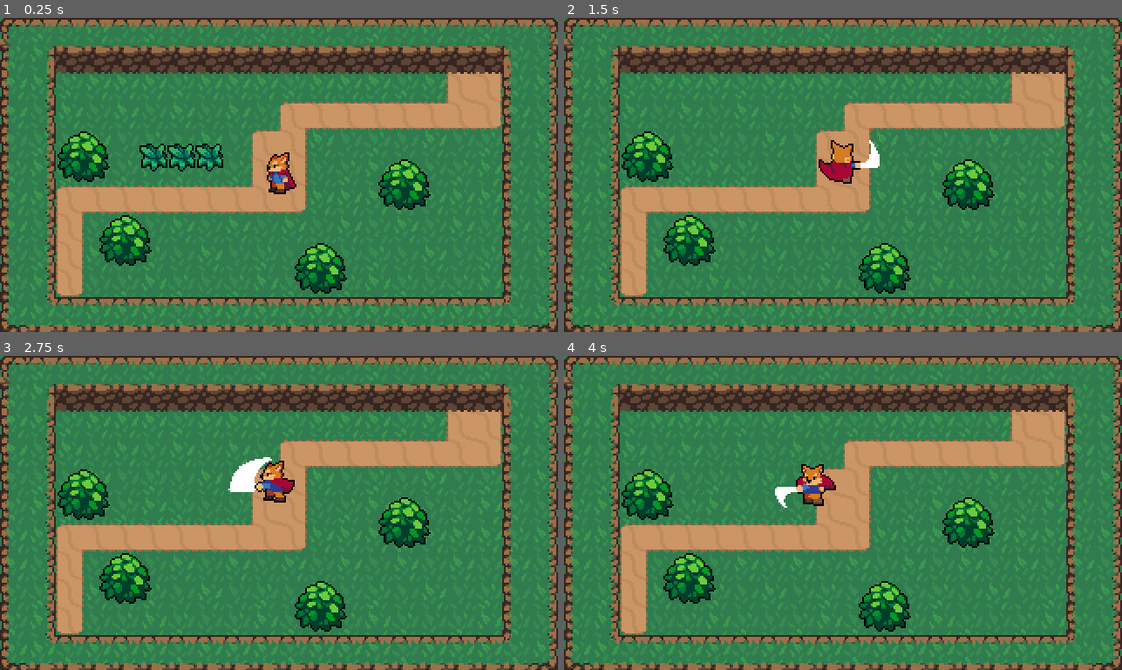
Above: before the commit, frames 1-4 (two rows, left to right).
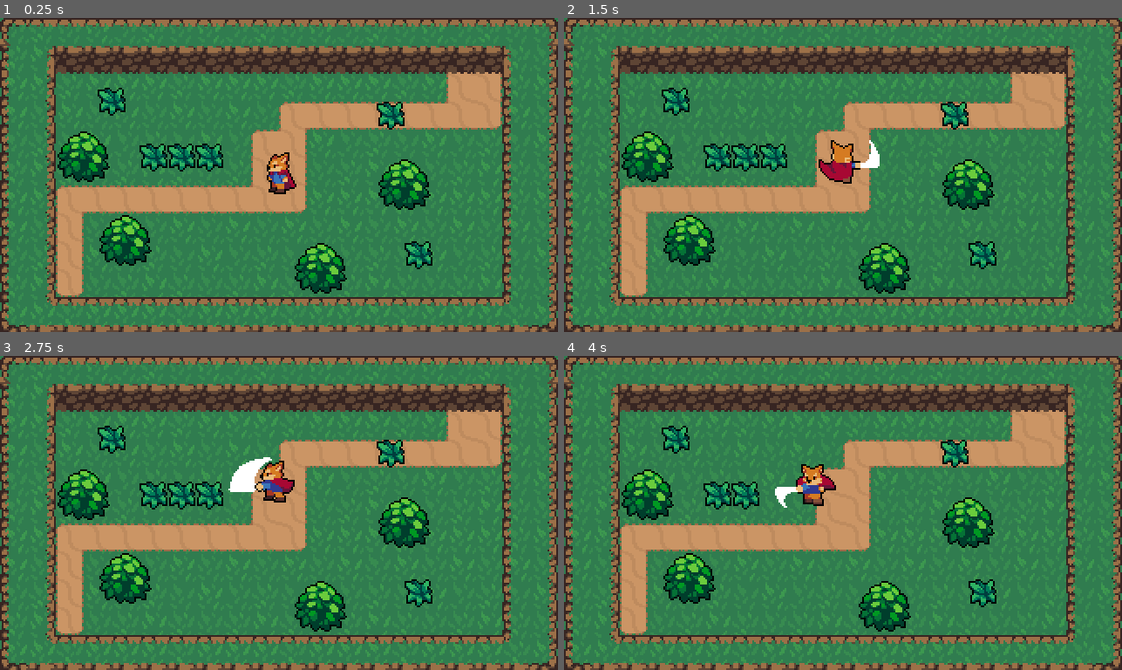
Above: after the commit, the same moments.

Repository: uzair-ashraf/topdown-rpg
Game: Godot game, scene res://World.tscn
Same seed, same stepped clock (60 frames per second), same inputs: the game is played once before the commit and once after it.
Inputs:
- Up to frame 1 (0.25 s): no input
- Up to frame 2 (1.5 s): tap Enter at 0.5 s; hold Space (ui_select) 0.53-1.28 s; hold Up (ui_up) from 0.53 s (still down); tap Space (ui_select) at 1.35 s
- Up to frame 3 (2.75 s): tap Space (ui_select) at 1.52, 1.82 s; release Up (ui_up) at 2.03 s; hold Left (ui_left) from 2.03 s (still down); hold Space (ui_select) from 2.03 s (still down)
- Up to frame 4 (4 s): release Space (ui_select) at 2.78 s; tap Space (ui_select) at 2.85, 3.02, 3.32 s; release Left (ui_left) at 3.53 s; hold Down (ui_down) from 3.53 s (still down); hold Space (ui_select) from 3.53 s (still down)

The runs differ from the first frame. In frame 1, 1.0% of the frame differs, in the area x 17-78%, y 22-80%; in frame 2, 2.0%; in frame 3, 2.0%; in frame 4, 1.7%.

Commit message:
Setup collisions and attack animations

Diff:
--- /dev/null
+++ b/HBoxes/HitBox.tscn
@@ -0,0 +1,7 @@
+[gd_scene format=2]
+
+[node name="HitBox" type="Area2D"]
+collision_layer = 0
+collision_mask = 0
+
+[node name="CollisionShape2D" type="CollisionShape2D" parent="."]
--- /dev/null
+++ b/HBoxes/HurtBox.tscn
@@ -0,0 +1,7 @@
+[gd_scene format=2]
+
+[node name="HurtBox" type="Area2D"]
+collision_layer = 0
+collision_mask = 0
+
+[node name="CollisionShape2D" type="CollisionShape2D" parent="."]
--- a/Player/Player.tscn
+++ b/Player/Player.tscn
@@ -1,7 +1,8 @@
-[gd_scene load_steps=37 format=2]
+[gd_scene load_steps=39 format=2]
 
 [ext_resource path="res://Player/Player.gd" type="Script" id=1]
 [ext_resource path="res://Player/Player.png" type="Texture" id=2]
+[ext_resource path="res://HBoxes/HitBox.tscn" type="PackedScene" id=3]
 
 [sub_resource type="CapsuleShape2D" id=1]
 height = 0.122726
@@ -35,6 +36,30 @@
 "method": "onAttackAnimationEnd"
 } ]
 }
+tracks/2/type = "value"
+tracks/2/path = NodePath("HitBoxPivot:rotation_degrees")
+tracks/2/interp = 1
+tracks/2/loop_wrap = true
+tracks/2/imported = false
+tracks/2/enabled = true
+tracks/2/keys = {
+"times": PoolRealArray( 0 ),
+"transitions": PoolRealArray( 1 ),
+"update": 0,
+"values": [ 90.0 ]
+}
+tracks/3/type = "value"
+tracks/3/path = NodePath("HitBoxPivot/SwordHitBox/CollisionShape2D:disabled")
+tracks/3/interp = 1
+tracks/3/loop_wrap = true
+tracks/3/imported = false
+tracks/3/enabled = true
+tracks/3/keys = {
+"times": PoolRealArray( 0.1, 0.3 ),
+"transitions": PoolRealArray( 1, 1 ),
+"update": 1,
+"values": [ false, true ]
+}
 
 [sub_resource type="Animation" id=3]
 resource_name = "attack_left"
@@ -65,6 +90,30 @@
 "method": "onAttackAnimationEnd"
 } ]
 }
+tracks/2/type = "value"
+tracks/2/path = NodePath("HitBoxPivot:rotation_degrees")
+tracks/2/interp = 1
+tracks/2/loop_wrap = true
+tracks/2/imported = false
+tracks/2/enabled = true
+tracks/2/keys = {
+"times": PoolRealArray( 0 ),
+"transitions": PoolRealArray( 1 ),
+"update": 0,
+"values": [ 180.0 ]
+}
+tracks/3/type = "value"
+tracks/3/path = NodePath("HitBoxPivot/SwordHitBox/CollisionShape2D:disabled")
+tracks/3/interp = 1
+tracks/3/loop_wrap = true
+tracks/3/imported = false
+tracks/3/enabled = true
+tracks/3/keys = {
+"times": PoolRealArray( 0.1, 0.3 ),
+"transitions": PoolRealArray( 1, 1 ),
+"update": 1,
+"values": [ false, true ]
+}
 
 [sub_resource type="Animation" id=4]
 resource_name = "attack_right"
@@ -95,6 +144,30 @@
 "method": "onAttackAnimationEnd"
 } ]
 }
+tracks/2/type = "value"
+tracks/2/path = NodePath("HitBoxPivot:rotation_degrees")
+tracks/2/interp = 1
+tracks/2/loop_wrap = true
+tracks/2/imported = false
+tracks/2/enabled = true
+tracks/2/keys = {
+"times": PoolRealArray( 0 ),
+"transitions": PoolRealArray( 1 ),
+"update": 0,
+"values": [ 0.0 ]
+}
+tracks/3/type = "value"
+tracks/3/path = NodePath("HitBoxPivot/SwordHitBox/CollisionShape2D:disabled")
+tracks/3/interp = 1
+tracks/3/loop_wrap = true
+tracks/3/imported = false
+tracks/3/enabled = true
+tracks/3/keys = {
+"times": PoolRealArray( 0.1, 0.3 ),
+"transitions": PoolRealArray( 1, 1 ),
+"update": 1,
+"values": [ false, true ]
+}
 
 [sub_resource type="Animation" id=5]
 resource_name = "attack_up"
@@ -124,6 +197,30 @@
 "args": [  ],
 "method": "onAttackAnimationEnd"
 } ]
+}
+tracks/2/type = "value"
+tracks/2/path = NodePath("HitBoxPivot:rotation_degrees")
+tracks/2/interp = 1
+tracks/2/loop_wrap = true
+tracks/2/imported = false
+tracks/2/enabled = true
+tracks/2/keys = {
+"times": PoolRealArray( 0 ),
+"transitions": PoolRealArray( 1 ),
+"update": 0,
+"values": [ 270.0 ]
+}
+tracks/3/type = "value"
+tracks/3/path = NodePath("HitBoxPivot/SwordHitBox/CollisionShape2D:disabled")
+tracks/3/interp = 1
+tracks/3/loop_wrap = true
+tracks/3/imported = false
+tracks/3/enabled = true
+tracks/3/keys = {
+"times": PoolRealArray( 0.1, 0.3 ),
+"transitions": PoolRealArray( 1, 1 ),
+"update": 1,
+"values": [ false, true ]
 }
 
 [sub_resource type="Animation" id=6]
@@ -344,12 +441,13 @@
 
 [sub_resource type="AnimationNodeStateMachinePlayback" id=34]
 
+[sub_resource type="CapsuleShape2D" id=35]
+height = 12.0
+
 [node name="Player" type="KinematicBody2D"]
 position = Vector2( 0, -9 )
+collision_layer = 2
 script = ExtResource( 1 )
-__meta__ = {
-"_edit_group_": true
-}
 
 [node name="Sprite" type="Sprite" parent="."]
 texture = ExtResource( 2 )
@@ -386,3 +484,18 @@
 parameters/Attack/blend_position = Vector2( 0, 0 )
 parameters/Idle/blend_position = Vector2( -0.000415444, 0 )
 parameters/Run/blend_position = Vector2( 0, 0 )
+
+[node name="HitBoxPivot" type="Position2D" parent="."]
+position = Vector2( 0, -4 )
+rotation = 4.71239
+
+[node name="SwordHitBox" parent="HitBoxPivot" instance=ExtResource( 3 )]
+position = Vector2( 15, 0 )
+collision_mask = 8
+
+[node name="CollisionShape2D" parent="HitBoxPivot/SwordHitBox" index="0"]
+position = Vector2( 0, 1 )
+shape = SubResource( 35 )
+disabled = true
+
+[editable path="HitBoxPivot/SwordHitBox"]
--- a/World.tscn
+++ b/World.tscn
@@ -494,6 +494,7 @@
 [node name="DirtPathTileMap" type="TileMap" parent="."]
 tile_set = SubResource( 1 )
 cell_size = Vector2( 16, 16 )
+collision_mask = 0
 format = 1
 tile_data = PoolIntArray( 65552, 0, 1, 65553, 0, 3, 131088, 0, 65537, 131089, 0, 65539, 196618, 0, 5, 196619, 0, 196610 …(444 unchanged characters)…
 
@@ -527,6 +528,15 @@
 [node name="Grass" parent="YSort/Grass" instance=ExtResource( 6 )]
 position = Vector2( 80, 72 )
 
+[node name="Grass4" parent="YSort/Grass" instance=ExtResource( 6 )]
+position = Vector2( 216, 48 )
+
+[node name="Grass5" parent="YSort/Grass" instance=ExtResource( 6 )]
+position = Vector2( 56, 40 )
+
+[node name="Grass6" parent="YSort/Grass" instance=ExtResource( 6 )]
+position = Vector2( 232, 128 )
+
 [node name="Grass2" parent="YSort/Grass" instance=ExtResource( 6 )]
 position = Vector2( 96, 72 )
 
--- a/World/Grass.gd
+++ b/World/Grass.gd
@@ -3,9 +3,11 @@
 onready var GrassEffect = load("res://Effects/GrassEffect.tscn")
 onready var main = get_tree().current_scene
 
-func _process(delta):
-		if Input.is_action_pressed("ui_select"):
-			var grassEffect = GrassEffect.instance()
-			main.add_child(grassEffect)
-			grassEffect.global_position = self.global_position
-			queue_free()
+func _on_HurtBox_area_entered(area):
+		triggerGrassEffect()
+		queue_free()
+
+func triggerGrassEffect():
+	var grassEffect = GrassEffect.instance()
+	main.add_child(grassEffect)
+	grassEffect.global_position = self.global_position
--- a/World/Grass.tscn
+++ b/World/Grass.tscn
@@ -1,7 +1,11 @@
-[gd_scene load_steps=3 format=2]
+[gd_scene load_steps=5 format=2]
 
 [ext_resource path="res://World/Grass.png" type="Texture" id=1]
 [ext_resource path="res://World/Grass.gd" type="Script" id=2]
+[ext_resource path="res://HBoxes/HurtBox.tscn" type="PackedScene" id=3]
+
+[sub_resource type="RectangleShape2D" id=1]
+extents = Vector2( 5.88038, 6.05289 )
 
 [node name="Grass" type="Node2D"]
 script = ExtResource( 2 )
@@ -11,3 +15,13 @@
 centered = false
 offset = Vector2( -8, -8 )
 flip_h = true
+
+[node name="HurtBox" parent="." instance=ExtResource( 3 )]
+collision_layer = 8
+
+[node name="CollisionShape2D" parent="HurtBox" index="0"]
+position = Vector2( 8, 8 )
+shape = SubResource( 1 )
+[connection signal="area_entered" from="HurtBox" to="." method="_on_HurtBox_area_entered"]
+
+[editable path="HurtBox"]
--- a/project.godot
+++ b/project.godot
@@ -81,6 +81,13 @@
  ]
 }
 
+[layer_names]
+
+2d_physics/layer_1="World"
+2d_physics/layer_2="Player"
+2d_physics/layer_3="PlayerHurtbox"
+2d_physics/layer_4="EnemyHurtbox"
+
 [rendering]
 
 environment/default_environment="res://default_env.tres"
